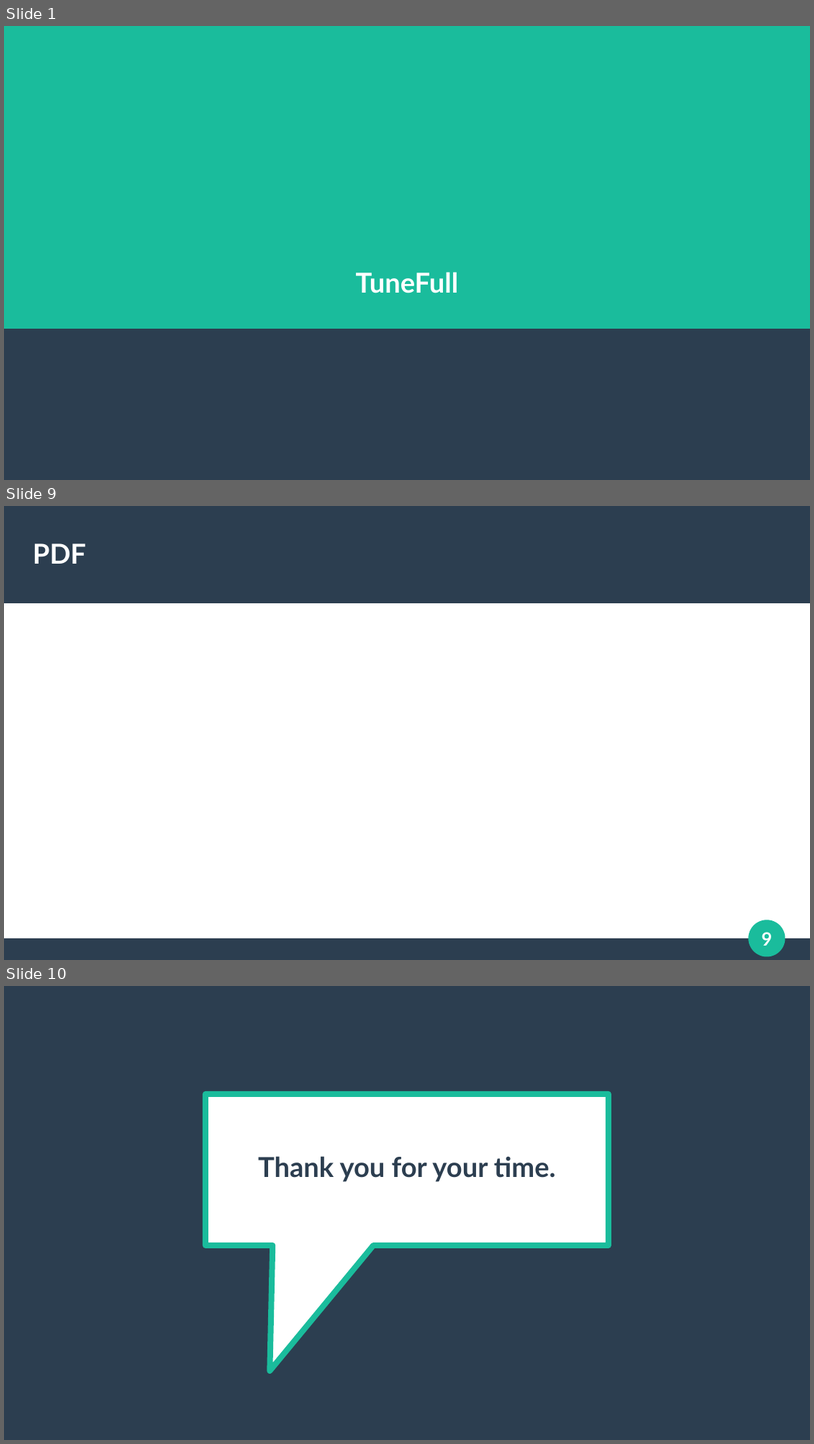
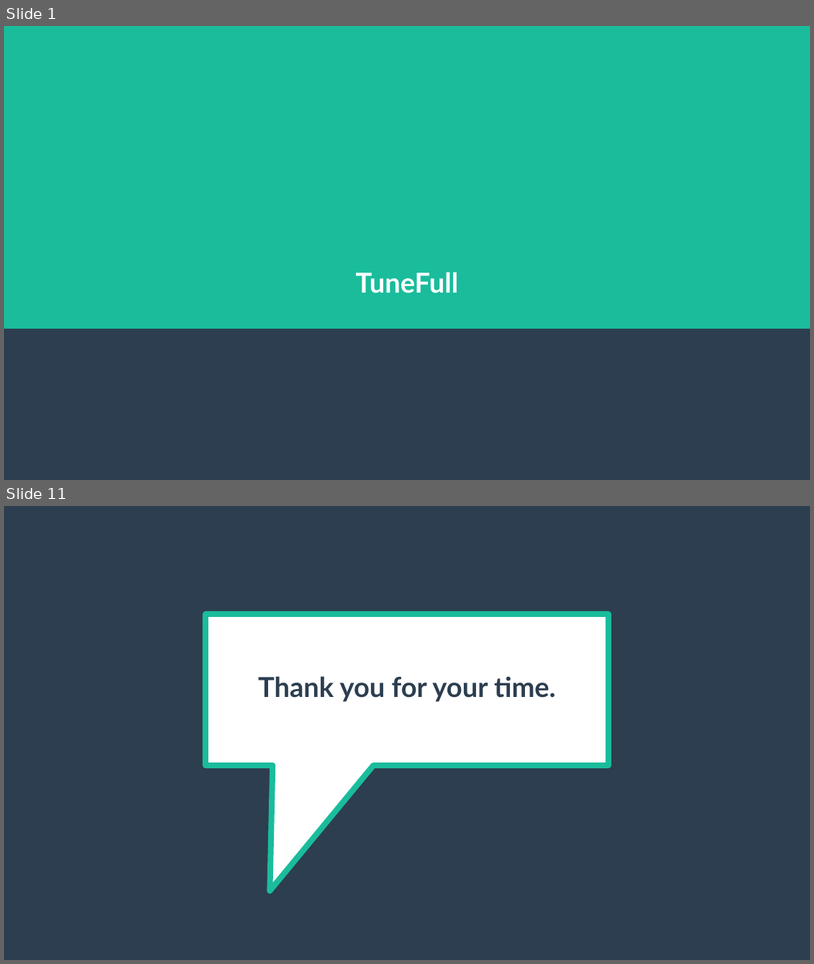
Before and after one commit to tunefull/tunefull.github.io, a slide deck: docs/presentation/tunefull-presentation-power-point.pptx. Shown one above the other, each under a label of ours: slides 1, 9 and 10 before the commit, slides 1 and 11 after it; the slides between them are not shown. The pictures are 814x1444 and 814x964 pixels, drawn with LibreOffice and Linux fonts; fonts in the diff are those of the drawing. Boxes give left, top, right and bottom in pixels: in the first picture for what was removed or moved away, otherwise in the second. Text is boxed around its words. In the diff, an @@ line names an element or a change of style, - is before the commit and + after.

```diff
--- a/docs/presentation/tunefull-presentation-power-point.pptx
+++ b/docs/presentation/tunefull-presentation-power-point.pptx
@@ slide 9 removed at (4,506,810,960), background #FFFFFF @@
@@ rectangle removed at (4,506,810,603) @@
@@ text removed at (33,543,86,564) @@
-PDF
@@ ellipse removed at (750,920,785,956) @@
@@ page number removed at (762,932,773,945) @@
-9
@@ rectangle removed at (4,939,810,960) @@
@@ what was slide 10 is now slide 11 @@
```
Also in this commit, not shown: 4 slides changed, 2 slides added.
